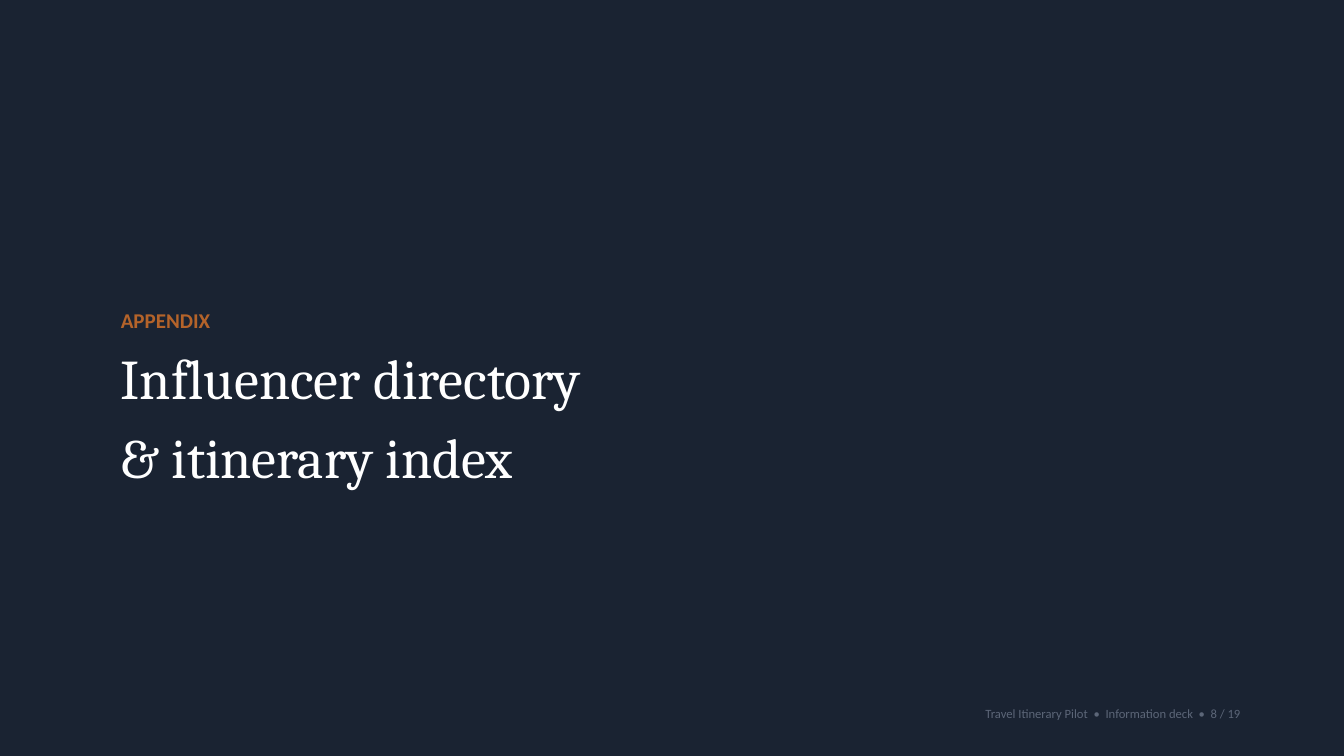
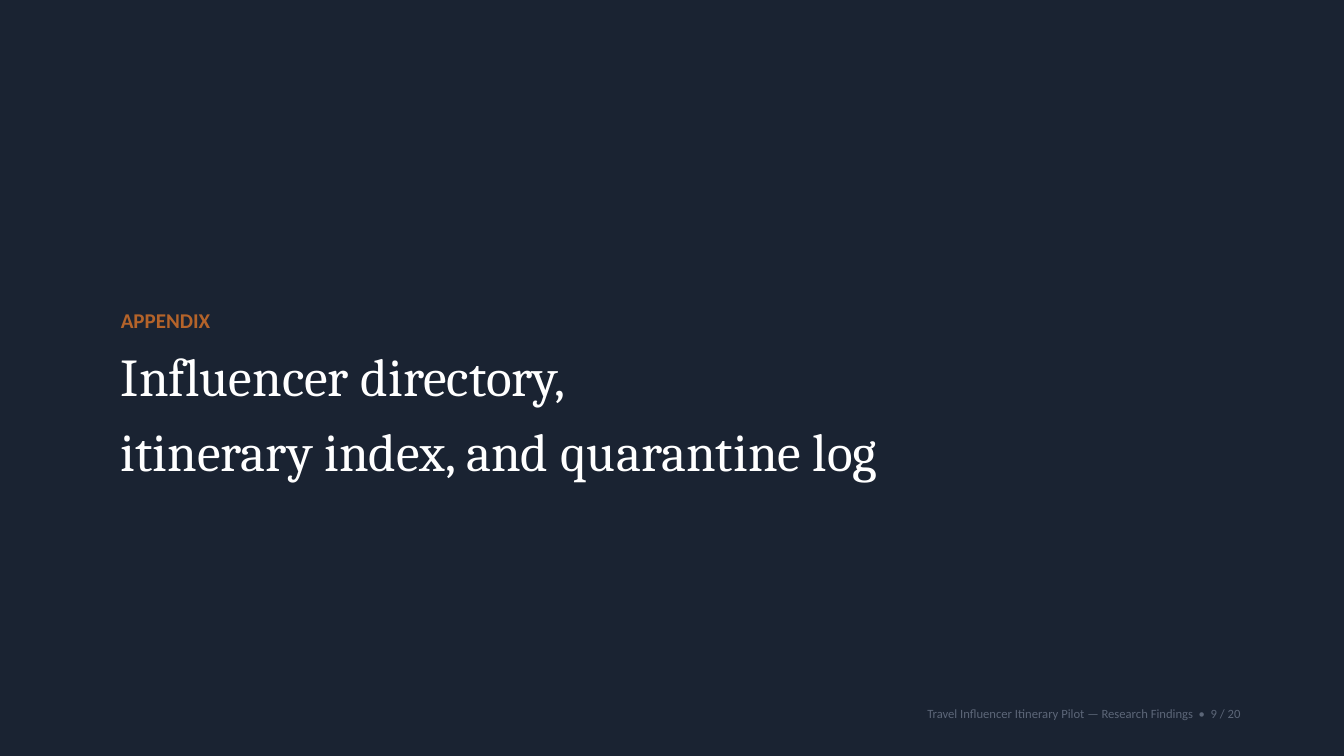
Before and after one commit to g-shankar/Influencers, a slide deck: slide 9 of deliverables/travel-itinerary-pilot-report.pptx (slide 8 before the commit). Drawn at 1344x756 pixels with LibreOffice and Linux fonts; fonts in the diff are those of the drawing. Boxes give left, top, right and bottom in pixels: in the first picture for what was removed or moved away, otherwise in the second. Text is boxed around its words. In the diff, an @@ line names an element or a change of style, - is before the commit and + after.

```diff
--- a/deliverables/travel-itinerary-pilot-report.pptx
+++ b/deliverables/travel-itinerary-pilot-report.pptx
@@ text at box(121, 358, 877, 483): text changed; size 40 to 38 pt @@
-Influencer directory
-& itinerary index
+Influencer directory,
+itinerary index, and quarantine log
@@ text at box(927, 709, 1241, 720): text changed @@
-Travel Itinerary Pilot • Information deck • 8 / 19
+Travel Influencer Itinerary Pilot — Research Findings • 9 / 20
```
Also in this commit, not shown: 4 other slides changed, 5 slides added, 4 slides removed, 1 other file.
